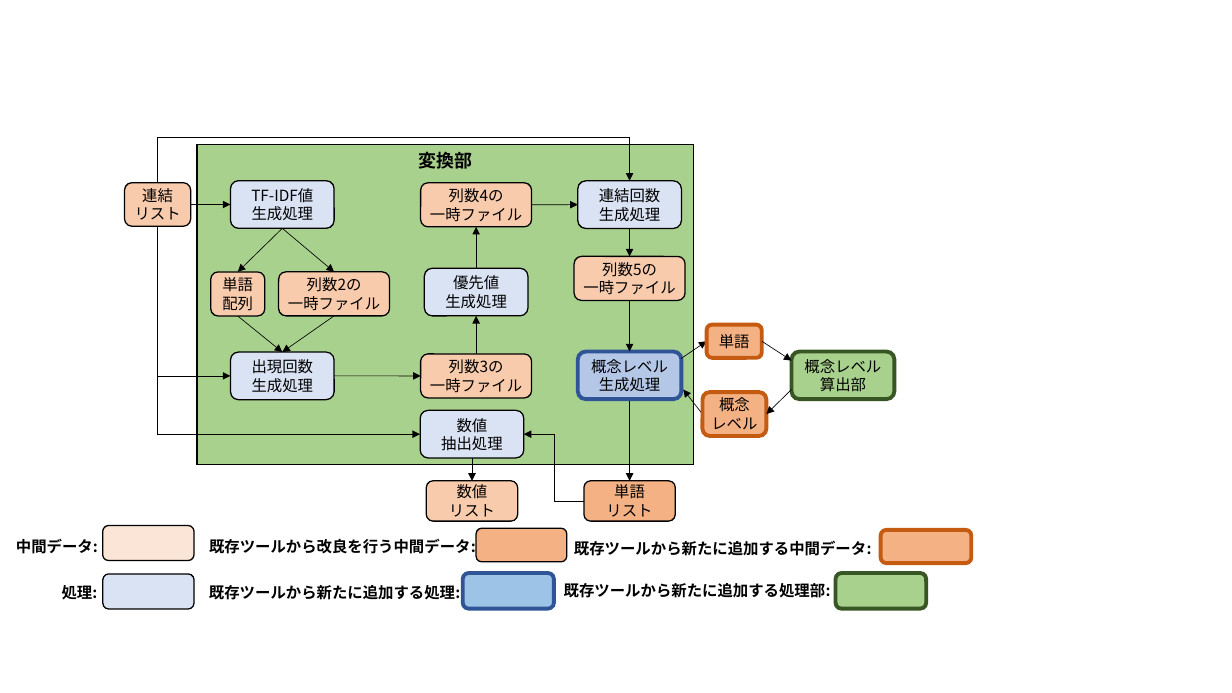
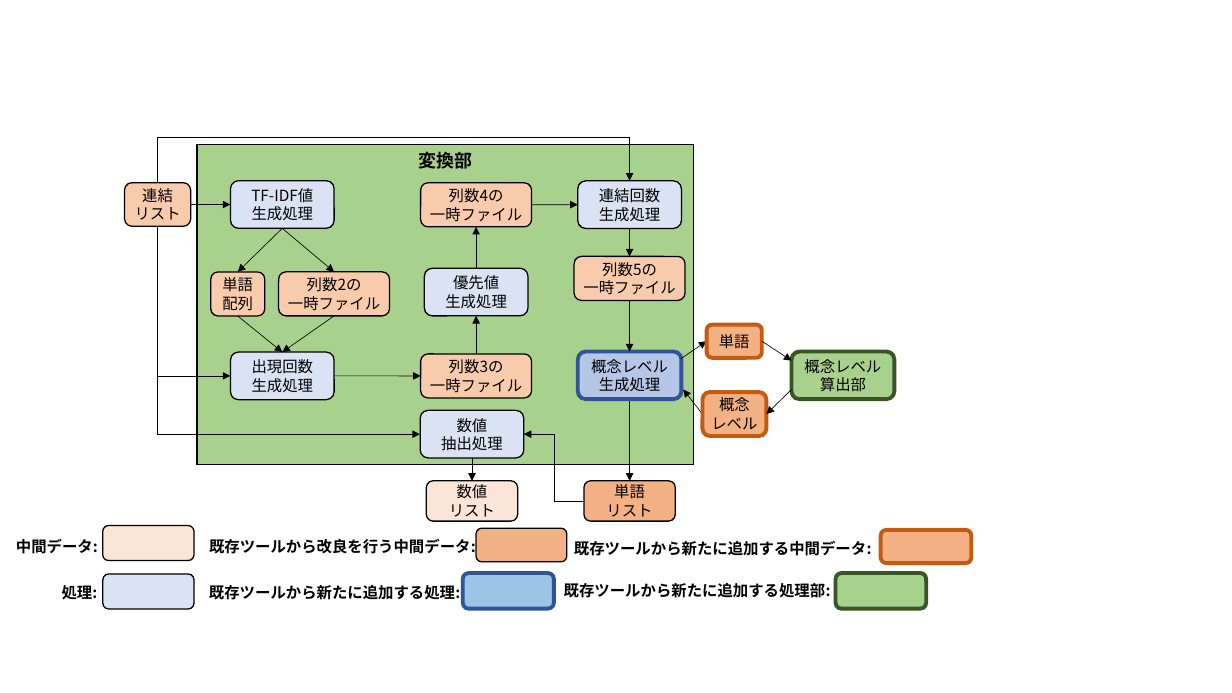
Before and after one commit to sugaken0528/masterPaper, a slide deck: slide 14 of image/sozai.pptx. Drawn at 1232x693 pixels with LibreOffice and Linux fonts; fonts in the diff are those of the drawing. Boxes give left, top, right and bottom in pixels: in the first picture for what was removed or moved away, otherwise in the second. Text is boxed around its words. In the diff, an @@ line names an element or a change of style, - is before the commit and + after.

```diff
--- a/image/sozai.pptx
+++ b/image/sozai.pptx
@@ rounded rectangle "数値" at <box>426,481,518,521</box>: fill #F8CBAD to #FBE5D6 @@
```
Also in this commit, not shown: 4 other slides changed, 16 other files.
